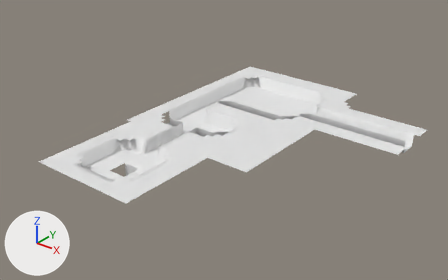
Renders of the OBJ model Ods217/Assets/Level_Data/lvl_PirateShip/Meshes/lvl2_PirateElevator2.obj from each side of a commit.
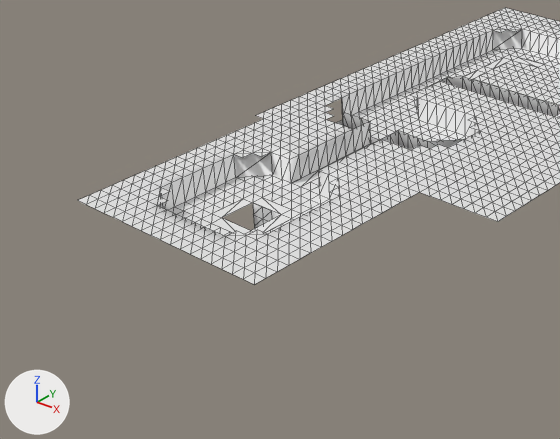
Each version is shown whole from a 50 mm camera at (35.6, -84.7, 43.4) aimed at (-18.6, -16.9, 1.4), then close up on the part from 0% to 62% of the width and 22% to 100% of the height. Arrows for +X, +Y and +Z are at lower left; the lights stay in place. The close-ups show mesh edges as thin lines. Where no turn or scale is listed for an object, it has been applied to the vertices. Vertices at the same position are counted once.

The scene before the commit, as lines of its bpy script (objects in view):
```python
me_default = bpy.data.meshes.new('Default')
me_default.from_pydata(...)  # 1604 vertices, 2772 faces; spans x -35.0..5.0, y -40.0..12.0, z -4.0..2.0
ob_default = bpy.data.objects.new('Default', me_default)
ob_default.location = (0.0, 0.0, 0.0)
```
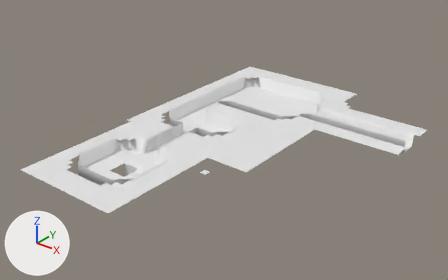
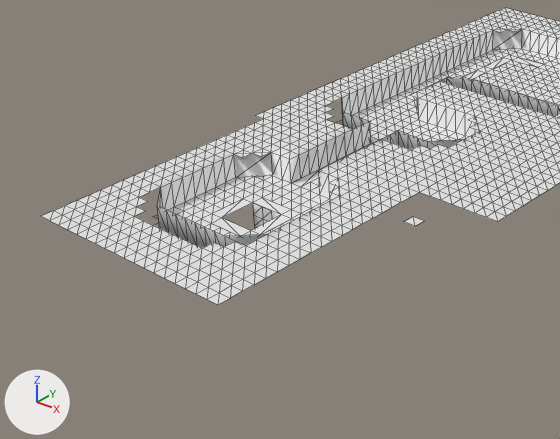
Location of each change, [x1, y1, x2, y2] in pixels of the close-ups (560 x 439 px):
'Default', reshaped: before [78, 8, 560, 284]; after [41, 8, 560, 305]
part 1 of me_default, built on: before [135, 187, 267, 248]; after [41, 200, 254, 305]
part 2 of me_default, added: after [404, 216, 424, 226]

Diff of the bpy script that builds the scene:
```diff
--- a/Ods217/Assets/Level_Data/lvl_PirateShip/Meshes/lvl2_PirateElevator2.obj.py
+++ b/Ods217/Assets/Level_Data/lvl_PirateShip/Meshes/lvl2_PirateElevator2.obj.py
@@ me_default @@
 # used by ob_default; location = (0.0, 0.0, 0.0)
 # verts and faces of me_default; kept vertices keep their numbers, new ones are numbered from 1604
-me_default.from_pydata(...)  # 1604 vertices, 2772 faces; spans x -35.0..5.0, y -40.0..12.0, z -4.0..2.0
+me_default.from_pydata(...)  # 1653 vertices, 2838 faces; spans x -35.0..5.0, y -43.0..12.0, z -4.0..2.0
+# me_default part 1
+# 12 vertices are removed from x -30.0..-21.0, y -38.0..-35.0, z 2.0
+# 44 faces are deleted
+# 19 new vertices lie (0.0, -1.0, 0.0) away from vertices in x -34.0..-16.0, y -40.0, z 2.0
+# 19 new vertices lie (0.0, -1.0, 0.0) away from vertices in x -34.0..-16.0, y -41.0, z 2.0
+# 19 new vertices lie (0.0, -1.0, 0.0) away from vertices in x -34.0..-16.0, y -42.0, z 2.0
+# 108 new faces join them
+# me_default part 2
+verts[1661] = (-13.0, -28.0, 2.0)  # pixel (415, 226)
+verts[1662] = (-14.0, -28.0, 2.0)  # pixel (403, 221)
+verts[1663] = (-14.0, -27.0, 2.0)  # pixel (413, 216)
+verts[1664] = (-13.0, -27.0, 2.0)  # pixel (424, 220)
+faces += [(1661, 1663, 1662), (1661, 1664, 1663)]
```
